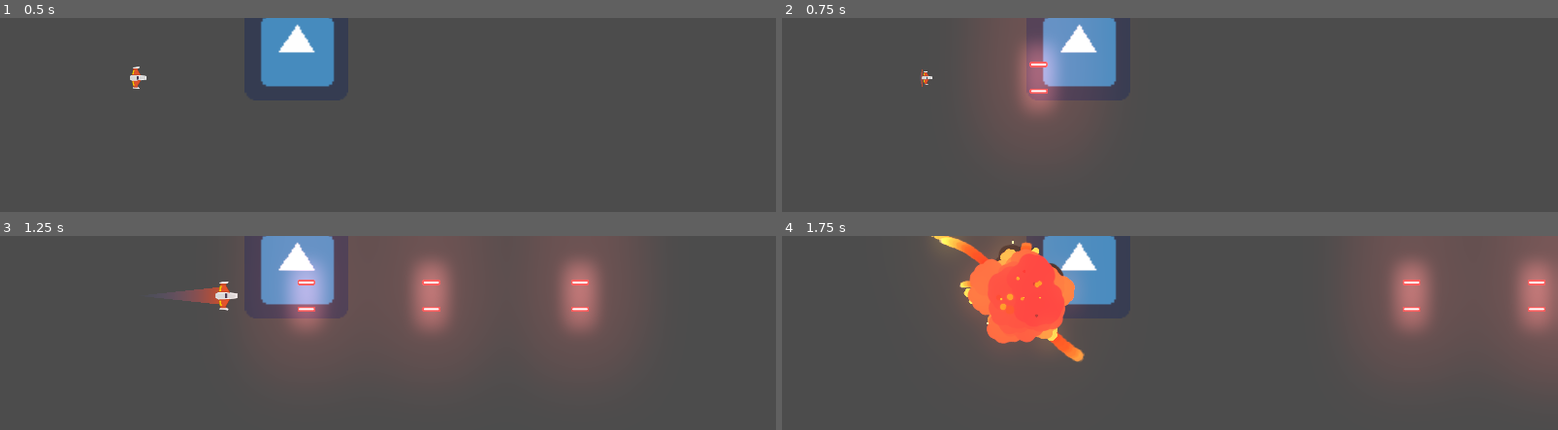
Above: before the commit, frames 1-4 (two rows, left to right).
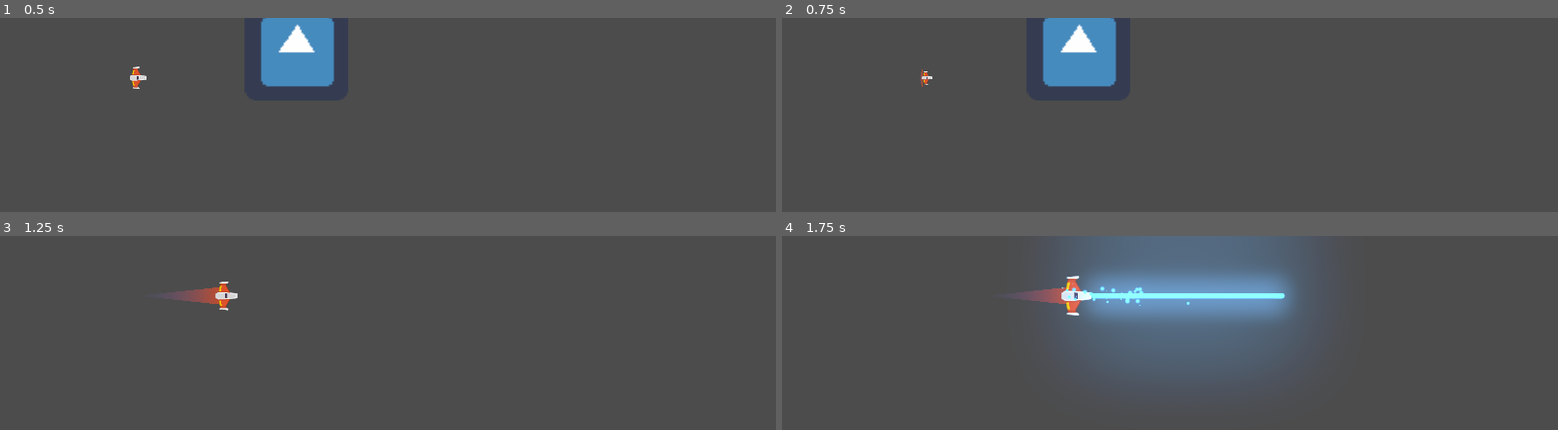
Above: after the commit, the same moments.

Repository: rominaBr/Meteoritos
Game: Godot game, scene res://Juegos/Niveles/NivelTest.tscn
Two runs of this game, one before a commit and one after it. Both use one fixed random seed, a clock stepped at 60 frames per second and the inputs below. The engine's default icon, where the game draws it, is replaced by a stand-in: a white triangle on a blue panel in a dark square.
Inputs (mouse positions are in pixels of both pictures, inside the frame that each line leads up to):
- Up to frame 1 (0.5 s): no input
- Up to frame 2 (0.75 s): move the mouse to (outside the picture) at 0.52 s; press the mouse at (outside the picture) at 0.53 s; hold W (mover_adelante) from 0.53 s (still down)
- Up to frame 3 (1.25 s): keep holding W (mover_adelante)
- Up to frame 4 (1.75 s): move the mouse to (outside the picture) at 1.27 s; release W (mover_adelante) at 1.28 s; release the mouse at (outside the picture) at 1.28 s; hold S (mover_atras) from 1.28 s (still down); right-click (outside the picture) at 1.35 s

Frame 1 is identical in both runs. In frame 2, 5.7% of the frame differs, in the area x 27-39%, y 0-58%; in frame 3, 19%; in frame 4, 42%, in the area x 19-100%, y 0-75%.

Commit message:
Generar Daño (disparo primario)

Diff:
--- /dev/null
+++ b/Juegos/AreaColision.gd
@@ -0,0 +1,5 @@
+extends Area2D
+
+func recibir_danio(danio:float):
+	print(danio)
+	owner.recibir_danio(danio)
--- a/Juegos/EnemigoDummy.gd
+++ b/Juegos/EnemigoDummy.gd
@@ -1,6 +1,12 @@
 extends Node2D
 
+var hitpoints:float = 10.0
 
+
+func recibir_danio(danio: float) -> void:
+	hitpoints -= danio
+	if hitpoints <= 0.0:
+		queue_free()
 
 func _on_Area2D_body_entered(body: Node) -> void:
 	if body is Player:
--- a/Juegos/EnemigoDummy.tscn
+++ b/Juegos/EnemigoDummy.tscn
@@ -1,7 +1,8 @@
-[gd_scene load_steps=4 format=2]
+[gd_scene load_steps=5 format=2]
 
 [ext_resource path="res://icon.png" type="Texture" id=1]
 [ext_resource path="res://Juegos/EnemigoDummy.gd" type="Script" id=2]
+[ext_resource path="res://Juegos/AreaColision.gd" type="Script" id=3]
 
 [sub_resource type="RectangleShape2D" id=1]
 extents = Vector2( 124, 118 )
@@ -12,6 +13,7 @@
 [node name="Area2D" type="Area2D" parent="."]
 collision_layer = 2
 collision_mask = 5
+script = ExtResource( 3 )
 
 [node name="CollisionShape2D" type="CollisionShape2D" parent="Area2D"]
 position = Vector2( -2, -2 )
--- a/Juegos/Proyectiles/Proyectil.gd
+++ b/Juegos/Proyectiles/Proyectil.gd
@@ -3,7 +3,7 @@
 
 ## Atributos
 var velocidad:Vector2 = Vector2.ZERO
-var danio:float
+var danio:float = 2.0
 
 ## Métodos
 func crear(pos: Vector2, dir: float, vel: float, danio_p: int) -> void:
@@ -14,8 +14,18 @@
 func _physics_process(delta: float) -> void:
 	position += velocidad * delta
 
+## Métodos custom
+func daniar(otro_cuerpo: CollisionObject2D) -> void:
+	if otro_cuerpo.has_method("recibir_danio"):
+		otro_cuerpo.recibir_danio(danio)
+	queue_free()
 
-
-
+## Señales internas
 func _on_VisibilityNotifier2D_screen_exited() -> void:
 	queue_free()
+
+func _on_body_entered(body: Node) -> void:
+	daniar(body)
+
+func _on_area_entered(area: Area2D) -> void:
+	daniar(area)
--- a/Juegos/Proyectiles/Proyectil.tscn
+++ b/Juegos/Proyectiles/Proyectil.tscn
@@ -1,10 +1,14 @@
-[gd_scene load_steps=3 format=2]
+[gd_scene load_steps=4 format=2]
 
 [ext_resource path="res://Juegos/Proyectiles/proyectil.png" type="Texture" id=1]
 [ext_resource path="res://Juegos/Proyectiles/Proyectil.gd" type="Script" id=2]
 
+[sub_resource type="RectangleShape2D" id=1]
+extents = Vector2( 6, 21 )
+
 [node name="Proyectil" type="Area2D"]
 z_as_relative = false
+collision_mask = 6
 script = ExtResource( 2 )
 
 [node name="Sprite" type="Sprite" parent="."]
@@ -15,11 +19,14 @@
 texture = ExtResource( 1 )
 
 [node name="CollisionShape2D" type="CollisionShape2D" parent="."]
+position = Vector2( -1.00136e-05, -7.79649e-05 )
 rotation = 1.5708
 z_as_relative = false
+shape = SubResource( 1 )
 
 [node name="VisibilityNotifier2D" type="VisibilityNotifier2D" parent="."]
 position = Vector2( 0, 5.96046e-08 )
 scale = Vector2( 1.8, 0.3125 )
 
+[connection signal="area_entered" from="." to="." method="_on_area_entered"]
 [connection signal="screen_exited" from="VisibilityNotifier2D" to="." method="_on_VisibilityNotifier2D_screen_exited"]
